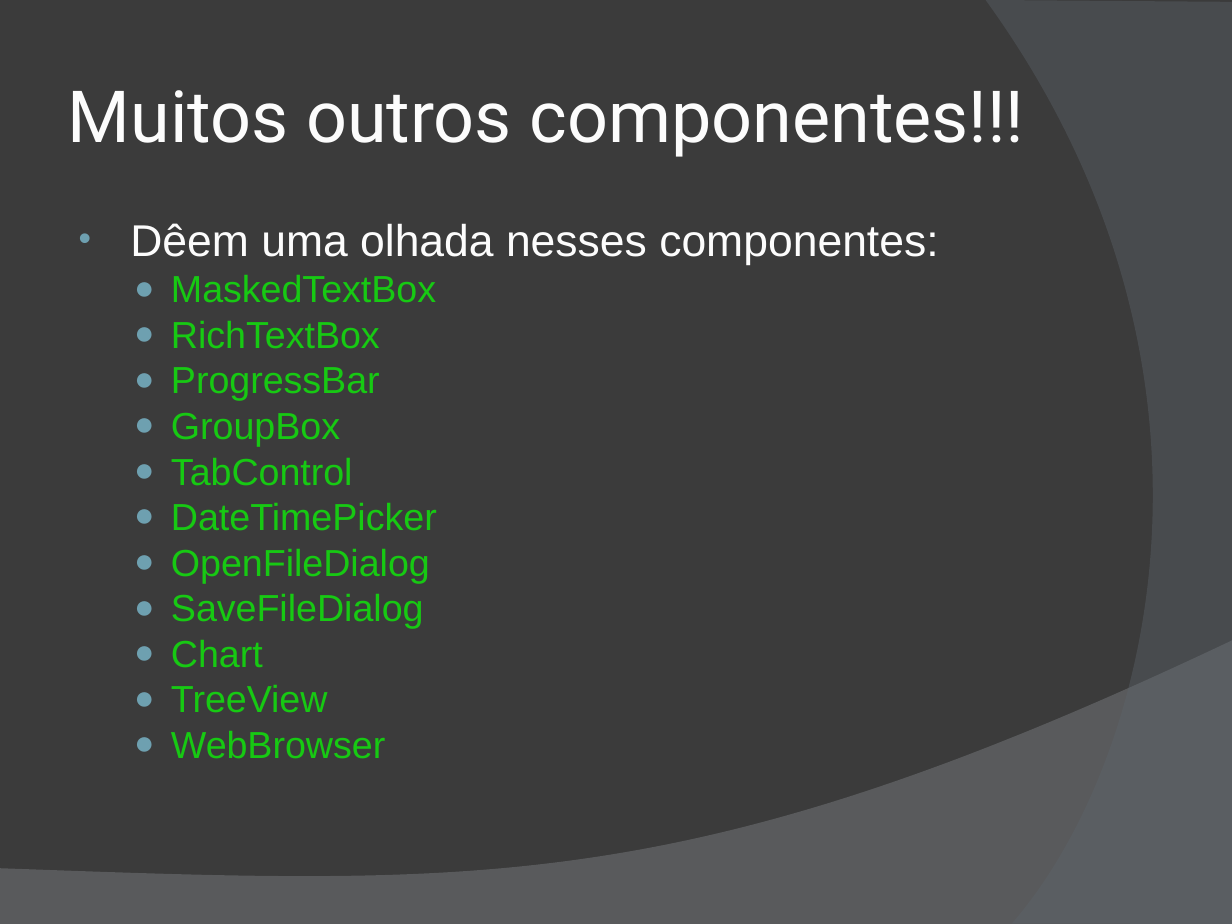
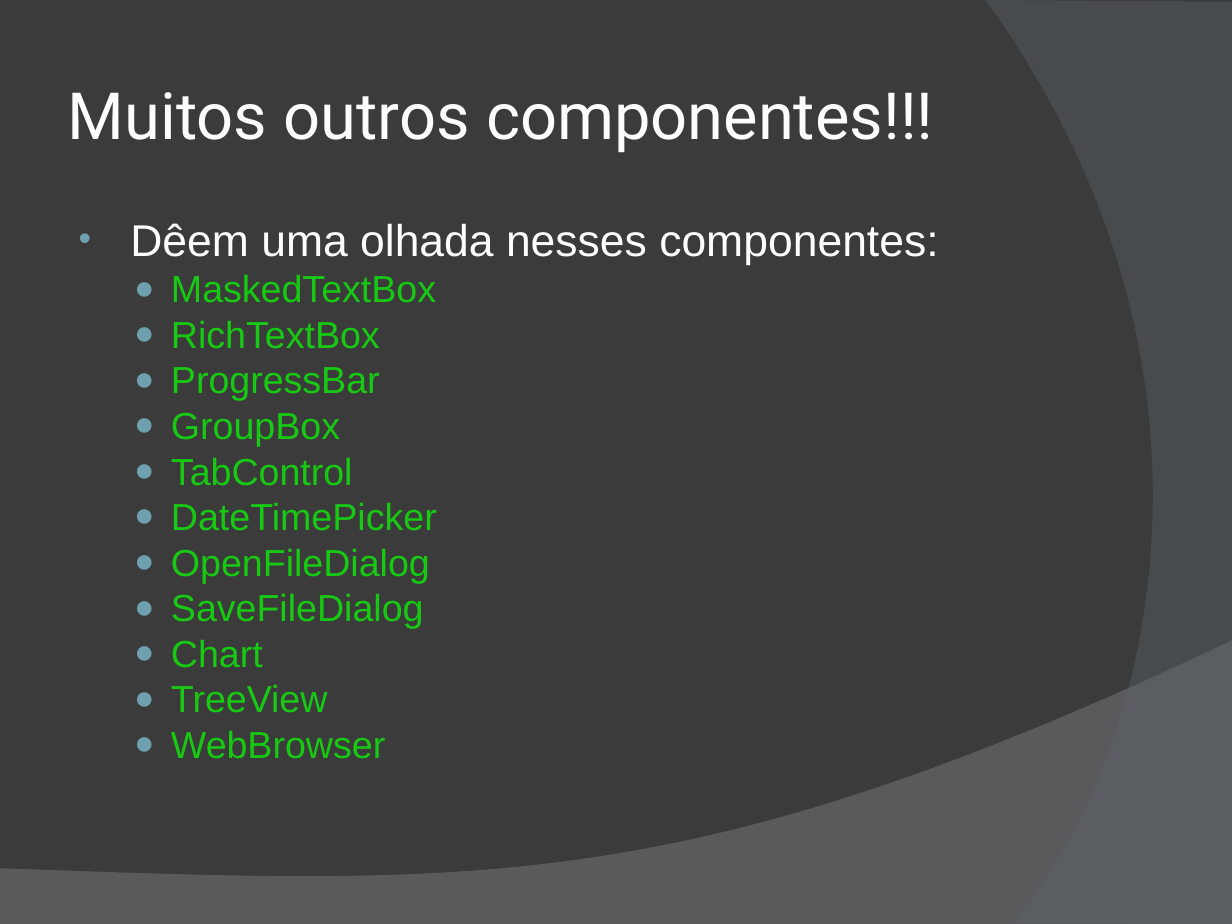
Before and after one commit to wind39/wind39.github.io, a slide deck: slide 24 of curso/modulo2capitulo5-off.ppt (slide 26 before the commit). Drawn at 1232x924 pixels with LibreOffice and Linux fonts; fonts in the diff are those of the drawing. Boxes give left, top, right and bottom in pixels: in the first picture for what was removed or moved away, otherwise in the second. Text is boxed around its words. In the diff, an @@ line names an element or a change of style, - is before the commit and + after.

```diff
--- a/curso/modulo2capitulo5-off.ppt
+++ b/curso/modulo2capitulo5-off.ppt
@@ title "Muitos outros componentes!!!" at bbox=[68, 92, 933, 153]: size 42 to 38 pt @@
```
Also in this commit, not shown: 2 other slides changed, 3 slides removed, 11 other files.
